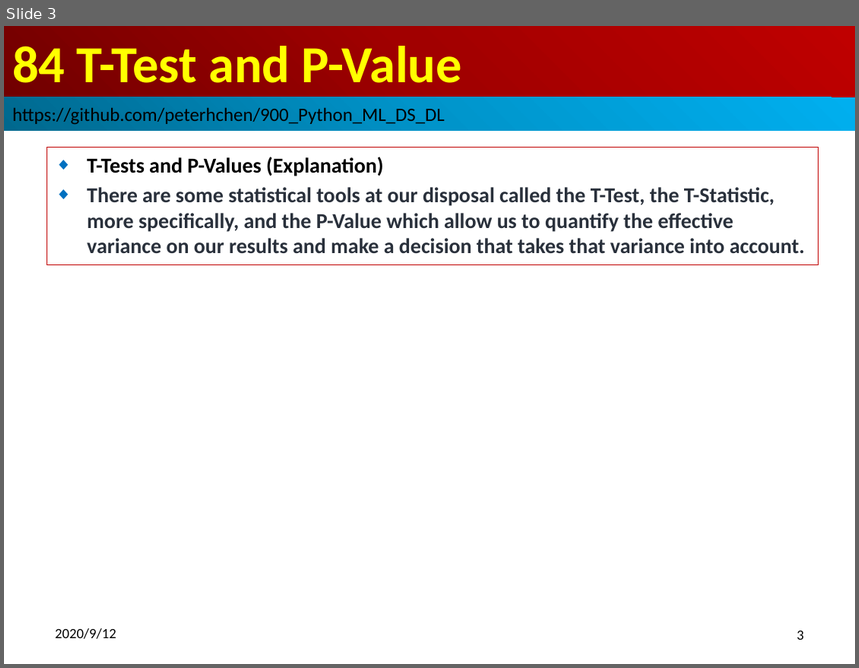
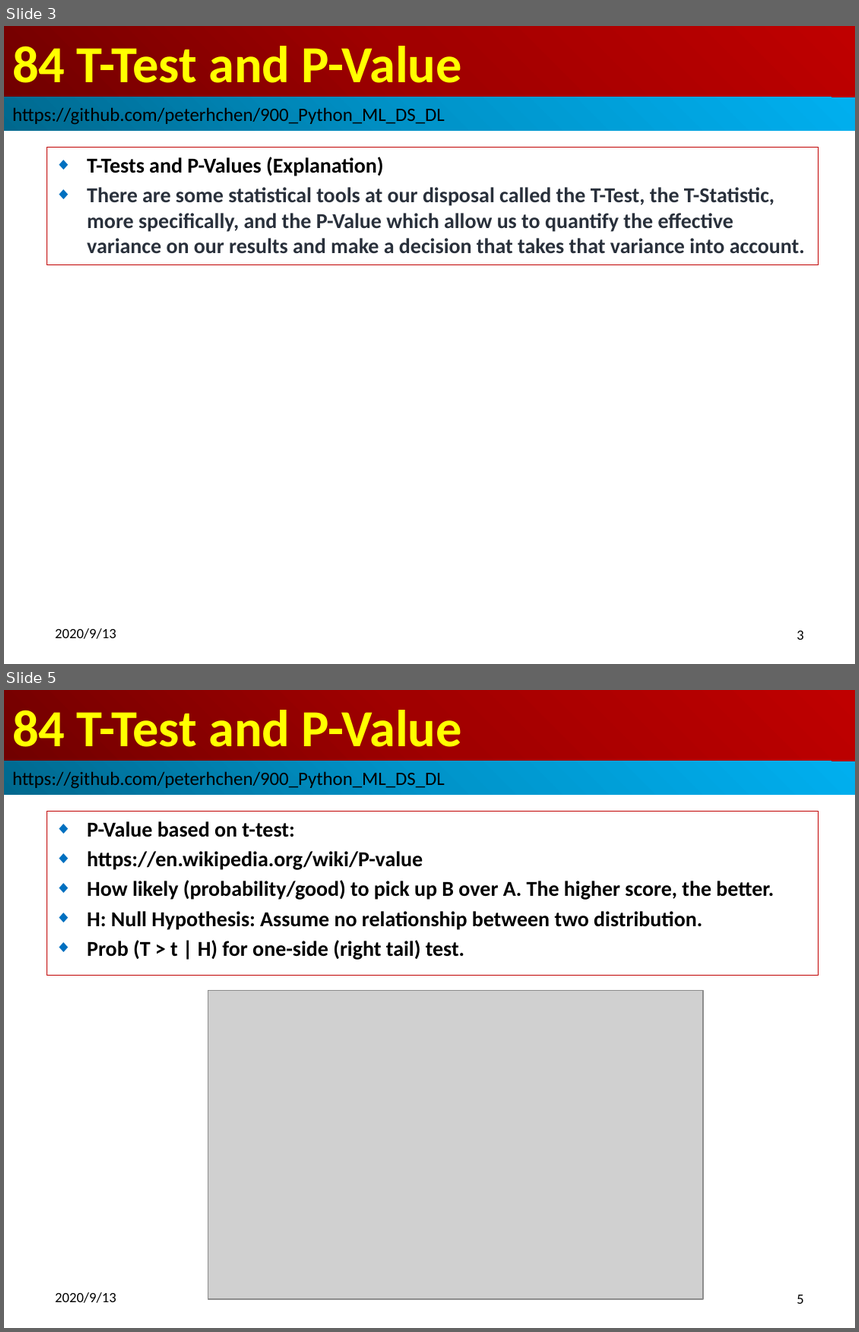
Before and after one commit to peterhchen/900_Python_ML_DS_DL, a slide deck: 084_TTestPValue.pptx. Shown one above the other, each under a label of ours: slide 3 before the commit, slides 3 and 5 after it; the slides between them are not shown. The pictures are 859x668 and 859x1332 pixels, drawn with LibreOffice and Linux fonts; fonts in the diff are those of the drawing; grey boxes stand for pictures. Boxes give left, top, right and bottom in pixels: in the first picture for what was removed or moved away, otherwise in the second. Text is boxed around its words. In the diff, an @@ line names an element or a change of style, - is before the commit and + after.

```diff
--- a/084_TTestPValue.pptx
+++ b/084_TTestPValue.pptx
@@ slide 5 added at (4,690,855,1328), background #FFFFFF @@
@@ title added at (4,690,855,761), fill gradient #720000 to #A20000 to #C00000, 44 pt, text #FFFF00, bold @@
+84 T-Test and P-Value
@@ rectangle added at (4,761,855,795), fill gradient #00688E to #0094CA to #00B0F0, 16 pt, text #000000 @@
+https://github.com/peterhchen/900_Python_ML_DS_DL
@@ subtitle added at (47,812,819,976), outline #C00000 0.75 pt, 18 pt, text #000000, bold @@
+◆ P-Value based on t-test:
+◆ https://en.wikipedia.org/wiki/P-value
+◆ How likely (probability/good) to pick up B over A. The higher score, the better.
+◆ H: Null Hypothesis: Assume no relationship between two distribution.
+◆ Prob (T > t | H) for one-side (right tail) test.
@@ picture added at (208,990,703,1300) @@
@@ text added at (55,1293,116,1303), 12 pt, text #000000 @@
+2020/9/13
@@ page number added at (797,1295,804,1304), 12 pt, text #000000 @@
+5
@@ slide 3 changed as well @@
@@ text at (55,629,116,639): text changed @@
-2020/9/12
+2020/9/13
```
Also in this commit, not shown: 23 other slides changed, 1 other slide added.
